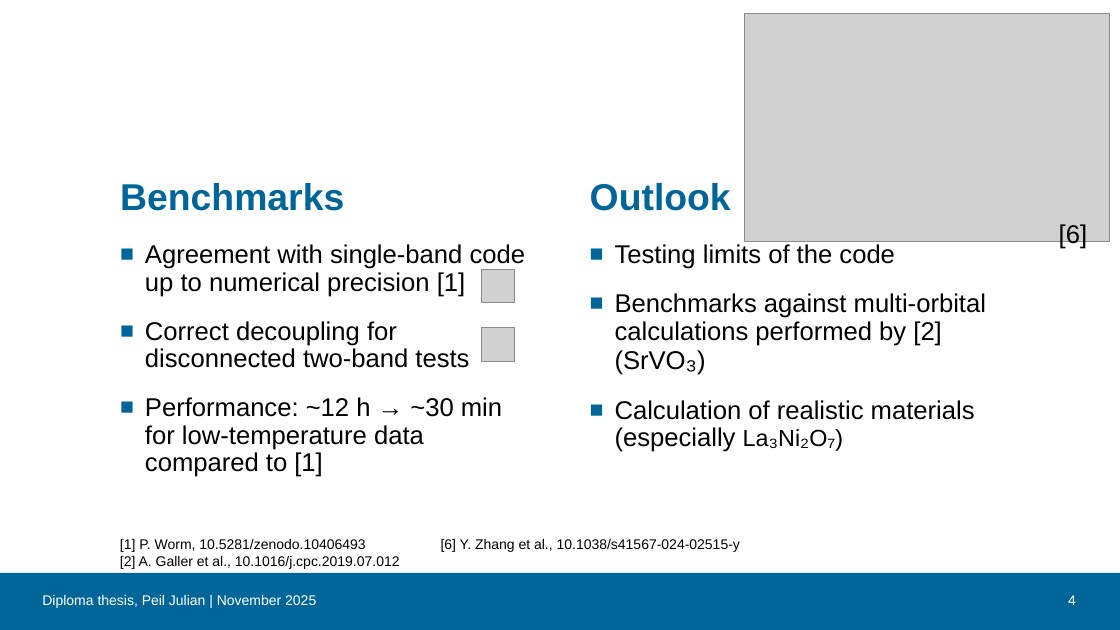
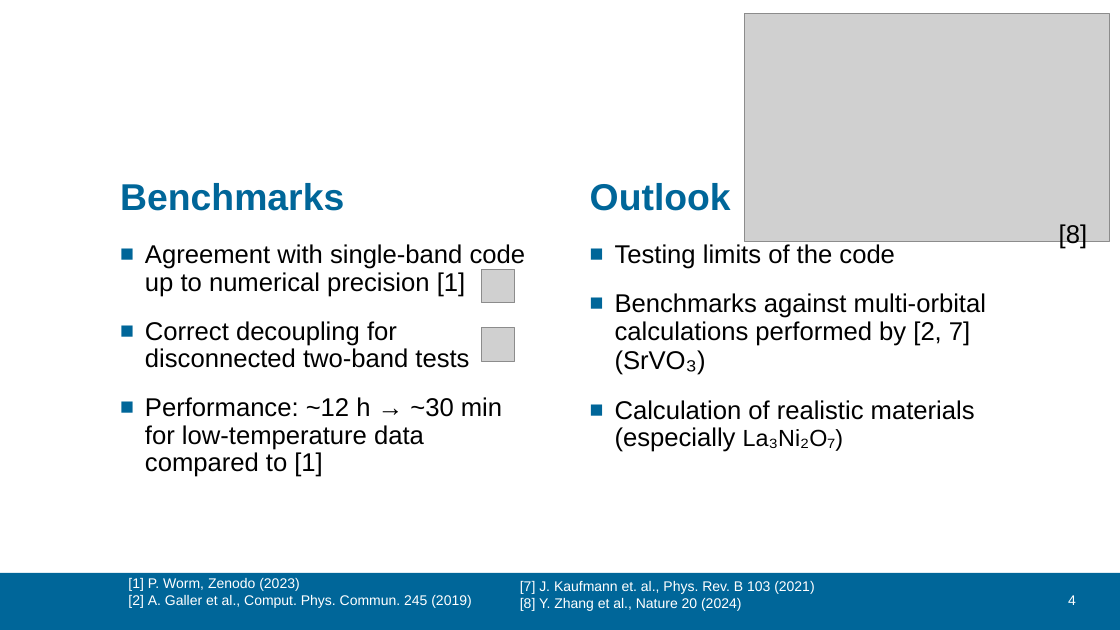
Before and after one commit to Julpe/MasterThesis, a slide deck: slide 4 of Chapters/Diploma_thesis_presentation.pptx. Drawn at 1120x630 pixels with LibreOffice and Linux fonts; fonts in the diff are those of the drawing; grey boxes stand for pictures; background and template pictures are left out. Boxes give left, top, right and bottom in pixels: in the first picture for what was removed or moved away, otherwise in the second. Text is boxed around its words. In the diff, an @@ line names an element or a change of style, - is before the commit and + after.

Commit message:
Added updated diploma thesis presentation

```diff
--- a/Chapters/Diploma_thesis_presentation.pptx
+++ b/Chapters/Diploma_thesis_presentation.pptx
@@ text at <box>1059,224,1087,249</box>: text changed @@
-[6]
+[8]
@@ text at <box>615,293,986,346</box>: text changed @@
-■ Benchmarks against multi-orbital calculations performed by [2] (SrVO₃)
+■ Benchmarks against multi-orbital calculations performed by [2, 7] (SrVO₃)
@@ text removed at <box>42,595,316,608</box> @@
-Diploma thesis, Peil Julian | November 2025
@@ text at <box>128,578,471,608</box>: text changed; text colour #000000 to #FFFFFF @@
-[1] P. Worm, 10.5281/zenodo.10406493
-[2] A. Galler et al., 10.1016/j.cpc.2019.07.012
+[1] P. Worm, Zenodo (2023)
+[2] A. Galler et al., Comput. Phys. Commun. 245 (2019)
@@ text at <box>520,581,814,611</box>: text changed; text colour #000000 to #FFFFFF @@
-[6] Y. Zhang et al., 10.1038/s41567-024-02515-y
+[7] J. Kaufmann et. al., Phys. Rev. B 103 (2021)
+[8] Y. Zhang et al., Nature 20 (2024)
```
Also in this commit, not shown: 3 other slides changed, 2 slides added, 1 slide removed, 2 other files.
